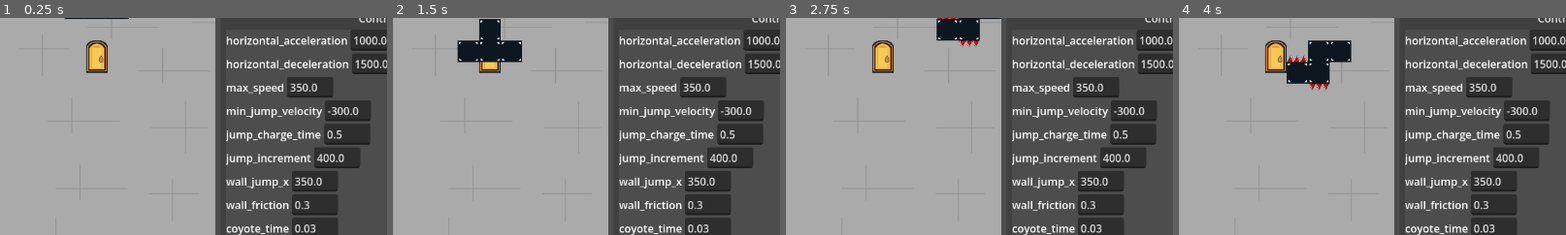
Above: before the commit, frames 1-4 (left to right).
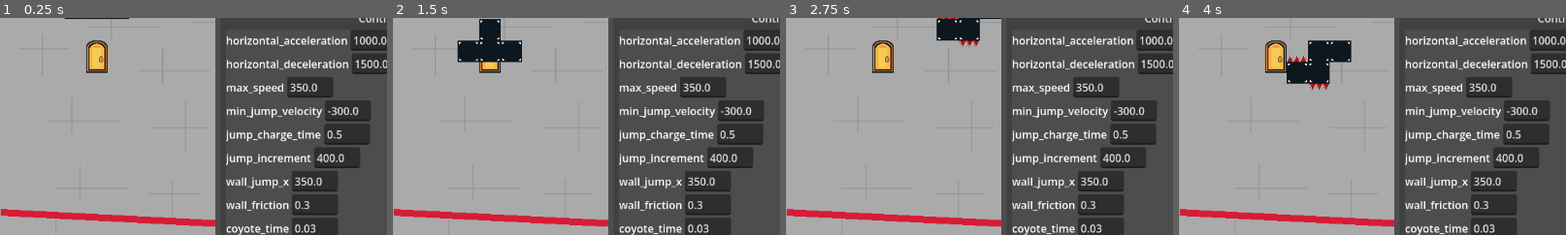
Above: after the commit, the same moments.

Repository: NicoWired/tetrascape
Game: Godot game, scene res://source/main_screens/main/main.tscn
Same seed, same stepped clock (60 frames per second), same inputs: the game is played once before the commit and once after it. The engine's default icon, where the game draws it, is replaced by a stand-in: a white triangle on a blue panel in a dark square.
Inputs:
- Up to frame 1 (0.25 s): no input
- Up to frame 2 (1.5 s): click "Apply" at 0.5 s; click "God Mode" at 1.25 s
- Up to frame 3 (2.75 s): hold D (right) from 2.03 s (still down); tap N (drop) at 2.1 s; tap Space (jump) at 2.27 s
- Up to frame 4 (4 s): tap J (rotate_cc) at 2.85 s; tap Space (jump) at 3.02 s; release D (right) at 3.53 s; hold A (left) from 3.53 s (still down); tap K (rotate_cw) at 3.6 s
The pictures show only the part of the screen within x 0-50%, y 5-55%; the shares and areas given below are measured in that part.

The runs differ from the first frame. In frame 1, 1.9% of the frame differs, in the area x 0-56%, y 87-97%; in frame 2, 1.9%; in frame 3, 1.9%; in frame 4, 1.9%.
Error in both runs: Invalid access to property or key 'god_mode' on a base object of type 'Nil'. (res://source/dev/controlcutre.gd:43)

Commit message:
first laser implementation

Diff:
--- a/source/levels/test_level.tscn
+++ b/source/levels/test_level.tscn
@@ -6,6 +6,7 @@
 [ext_resource type="PackedScene" uid="uid://ckjqaf8lqjv0c" path="res://source/player/player.tscn" id="3_ogqbx"]
 [ext_resource type="PackedScene" uid="uid://1sabmrf8e66k" path="res://source/props/exit_door/exit_door.tscn" id="4_epmhw"]
 [ext_resource type="PackedScene" uid="uid://b3wad366enhb7" path="res://source/GUI/hud.tscn" id="6_eeevt"]
+[ext_resource type="PackedScene" uid="uid://dhnh64caqae4g" path="res://source/props/laser/laser.tscn" id="7_j1evw"]
 
 [node name="TestLevel" type="Node2D" unique_id=1461556655]
 script = ExtResource("1_niqk7")
@@ -27,3 +28,6 @@
 [node name="HUD" parent="." unique_id=1746243392 instance=ExtResource("6_eeevt")]
 size_flags_horizontal = 3
 size_flags_vertical = 3
+
+[node name="Laser" parent="." unique_id=1902985551 instance=ExtResource("7_j1evw")]
+position = Vector2(1, 320)
--- /dev/null
+++ b/source/props/laser/laser.gd
@@ -0,0 +1,8 @@
+extends Node2D
+
+@export var rotation_range: float = 30
+
+@onready var laser_beam: LaserBeam = $LaserBeam
+
+func _ready() -> void:
+	laser_beam.rotation_degrees += randf_range(0, rotation_range)
--- /dev/null
+++ b/source/props/laser/laser.tscn
@@ -0,0 +1,9 @@
+[gd_scene format=3 uid="uid://dhnh64caqae4g"]
+
+[ext_resource type="Script" uid="uid://cvekgkhonggnl" path="res://source/props/laser/laser.gd" id="1_bgnj8"]
+[ext_resource type="PackedScene" uid="uid://v742fgms0fx1" path="res://source/props/laser/laser_beam.tscn" id="2_hvi5u"]
+
+[node name="Laser" type="Node2D" unique_id=1902985551]
+script = ExtResource("1_bgnj8")
+
+[node name="LaserBeam" parent="." unique_id=59433645 instance=ExtResource("2_hvi5u")]
--- /dev/null
+++ b/source/props/laser/laser_beam.gd
@@ -0,0 +1,18 @@
+class_name LaserBeam
+extends Node2D
+
+signal player_collision
+
+@onready var laser_ray_cast: RayCast2D = $LaserRayCast
+@onready var laser_body: Line2D = $LaserBody
+
+
+func _ready() -> void:
+	laser_body.add_point(Vector2.ZERO)
+	laser_body.add_point(laser_body.points[0])
+
+func _process(_delta: float) -> void:
+	if laser_ray_cast.is_colliding():
+		laser_body.points[1] = to_local(laser_ray_cast.get_collision_point())
+		if laser_ray_cast.get_collider() is Player:
+			player_collision.emit()
--- /dev/null
+++ b/source/props/laser/laser_beam.tscn
@@ -0,0 +1,13 @@
+[gd_scene format=3 uid="uid://v742fgms0fx1"]
+
+[ext_resource type="Script" uid="uid://cu2h65xkk78fh" path="res://source/props/laser/laser_beam.gd" id="1_tyqua"]
+
+[node name="LaserBeam" type="Node2D" unique_id=59433645]
+script = ExtResource("1_tyqua")
+
+[node name="LaserRayCast" type="RayCast2D" parent="." unique_id=2076087620]
+target_position = Vector2(5000, 0)
+collision_mask = 7
+
+[node name="LaserBody" type="Line2D" parent="." unique_id=397435631]
+default_color = Color(0.84313726, 0.10980392, 0.21960784, 1)
